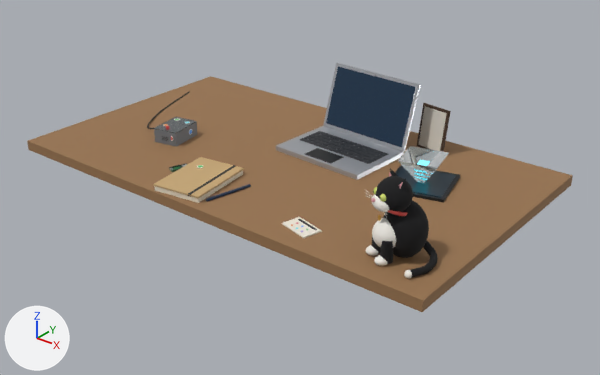
One commit to the glTF model public/models/me.glb: the scene before it, then after it.
The view is the same before and after, from a camera (50 mm lens) standing at (1.421, -1.717, 0.981) and looking at (0.075, -0.035, -0.062). The axes (+X, +Y, +Z) are drawn at lower left. The lights are the same throughout. The picture after the commit comes second. Where no turn or scale is listed for an object, it has been applied to the vertices.

The first picture shows 'cat-body', 'cat-chest', 'cat-head', 'cat-muzzle', 'cat-nose', 'cat-paw-l', 'cat-paw-r', 'cat-tail-tip', 'desk', 'frame-photo', 'laptop-base', 'laptop-glass', 'laptop-screen', 'notebook-cover', 'puck-shell', 'pyramid-face', 'pyramid-glass' and 17 more.
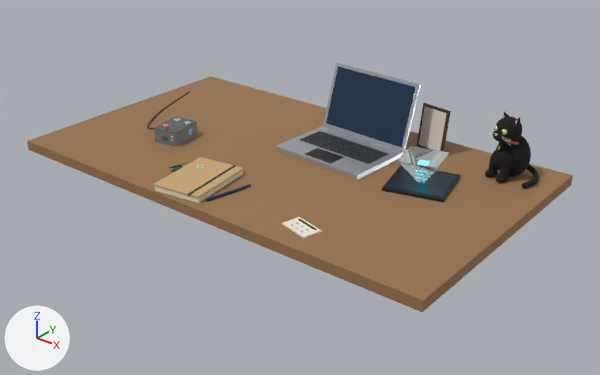
ob_cat is not drawn itself; it is the parent of ob_cat_body, ob_cat_chest, ob_cat_leg_l, ob_cat_leg_r, ob_cat_paw_l, ob_cat_paw_r, ob_cat_head, ob_cat_muzzle.

What differs and where, as boxes [x1, y1, x2, y2] in the pictures (600 x 375 px):
'cat-body', moved, turned, rescaled: before [383, 201, 429, 258]; after [496, 136, 531, 177]
'cat-head', moved, turned, rescaled: before [376, 176, 413, 212]; after [496, 116, 522, 143]
'cat-chest', recoloured, moved, turned, rescaled: before [372, 218, 396, 247]; after [491, 148, 512, 170]
'cat-tail', moved, turned, rescaled: before [410, 241, 438, 278]; after [525, 164, 539, 188]
'cat-leg-r', moved, turned, rescaled: before [380, 241, 394, 264]; after [499, 164, 510, 181]
'cat-muzzle', recoloured, moved, turned, rescaled: before [372, 194, 389, 212]; after [493, 131, 509, 143]
'cat-paw-r', recoloured, moved, turned, rescaled: before [374, 255, 387, 266]; after [495, 175, 506, 183]
'cat-paw-l', recoloured, moved, turned, rescaled: before [366, 245, 378, 256]; after [485, 170, 495, 177]
'cat-leg-l', moved, turned, rescaled: before [372, 237, 381, 254]; after [488, 156, 498, 175]
'cat-collar', moved, turned, rescaled: before [387, 210, 407, 216]; after [507, 141, 519, 145]
'cat-ear-r', moved, turned, rescaled: before [400, 179, 408, 192]; after [515, 117, 521, 126]
'cat-tail-tip', recoloured, moved, turned, rescaled: before [404, 270, 412, 279]; after [522, 182, 528, 189]
'cat-orb-r', moved, turned, rescaled: before [380, 194, 386, 202]; after [502, 129, 507, 135]
'cat-ear-l', moved, turned, rescaled (mostly hidden): before [390, 168, 398, 176]; after [504, 112, 509, 117]
'cat-orb-l', moved, turned, rescaled: before [373, 187, 377, 195]; after [494, 125, 497, 131]
'cat-tag', moved, turned, rescaled (not visible afterwards): before [378, 215, 381, 221]
'cat-nose', recoloured, moved, turned, rescaled (not visible afterwards): before [371, 198, 375, 202]

Edits to the bpy script that builds the scene:
```text
Change mat_material_36:
    mat_material_36.base_color: (0.888, 0.863, 0.807) -> (0.761, 0.352, 0.392)  # white #f2efe8 -> pink #e2a0a8
Change me_mesh_152:
    where me_mesh_152.from_pydata(...)  # 522 vertices, 952 faces; spans x -0.046..0.046, y -0.046..0.046, z -0.046..0.046
    remove me_mesh_152.materials.append(mat_material_36)  # white #f2efe8
    add me_mesh_152.materials.append(mat_material_35)  # black #141416
Change me_mesh_155:
    where me_mesh_155.from_pydata(...)  # 522 vertices, 952 faces; spans x -0.019..0.019, y -0.019..0.019, z -0.019..0.019
    remove me_mesh_155.materials.append(mat_material_36)  # white #f2efe8
    add me_mesh_155.materials.append(mat_material_35)  # black #141416
Change me_mesh_156:
    where me_mesh_156.from_pydata(...)  # 522 vertices, 952 faces; spans x -0.019..0.019, y -0.019..0.019, z -0.019..0.019
    remove me_mesh_156.materials.append(mat_material_36)  # white #f2efe8
    add me_mesh_156.materials.append(mat_material_35)  # black #141416
Change me_mesh_158:
    where me_mesh_158.from_pydata(...)  # 522 vertices, 952 faces; spans x -0.03..0.03, y -0.03..0.03, z -0.03..0.03
    remove me_mesh_158.materials.append(mat_material_36)  # white #f2efe8
    add me_mesh_158.materials.append(mat_material_35)  # black #141416
Change ob_cat:
    ob_cat.location: (0.56, -0.27, 0.0) -> (0.56, 0.29, 0.0)
    ob_cat.rotation_euler: (0.0, 0.0, -0.55) -> (0.0, 0.0, -0.35)  # degrees (0, 0, -32) -> degrees (0, 0, -20)
    ob_cat.scale: (0.8, 0.8, 0.8) -> (0.7, 0.7, 0.7)
```
